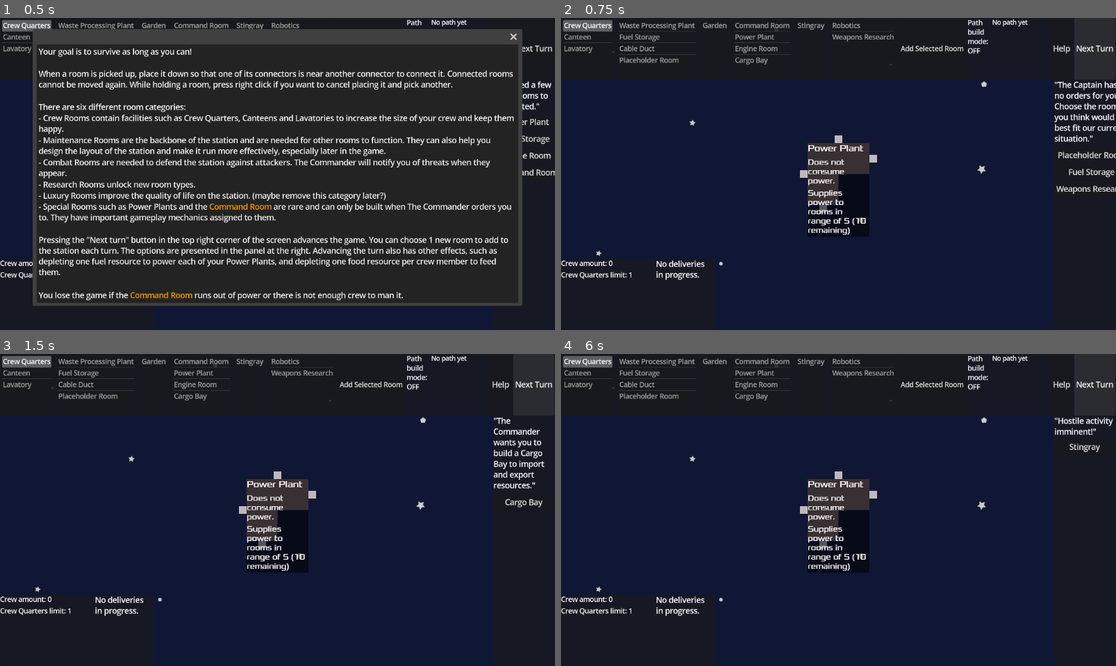
Above: before the commit, frames 1-4 (two rows, left to right).
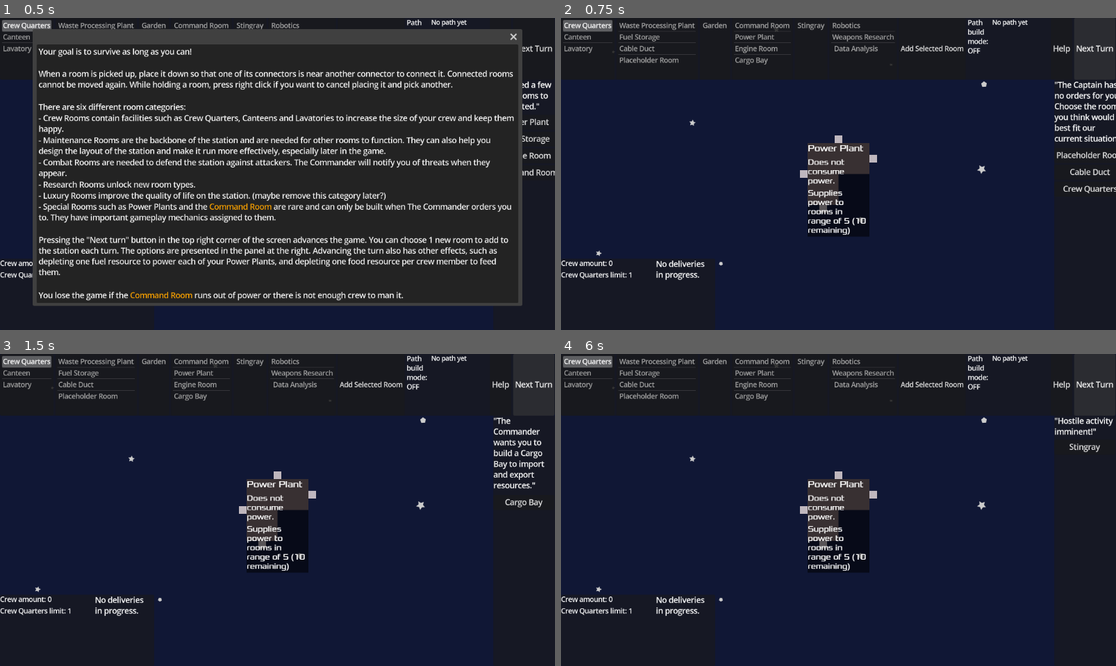
Above: after the commit, the same moments.

Repository: juhanikat/mothership
Game: Godot game, scene res://scenes/main.tscn
The game is run twice, just before and just after one commit, with the same random seed, the same clock (stepped at 60 frames per second) and the same inputs.
Inputs:
- Up to frame 1 (0.5 s): no input
- Up to frame 2 (0.75 s): click "Next Turn" at 0.5 s
- Up to frame 3 (1.5 s): click "Next Turn" at 1.25 s
- Up to frame 4 (6 s): click "Add Selected Room" at 2 s; click "Cargo Bay" at 2.75 s; click "Add Selected Room" at 3.5 s; click "Cargo Bay" at 4.25 s; click "Add Selected Room" at 5 s; click "Next Turn" at 5.75 s

Frame 1 is identical in both runs. In frame 2, 0.7% of the frame differs, in the area x 48-100%, y 7-57%; in frame 3, 0.1%; in frame 4, 0.1%.

Commit message:
add data analysis room, and change the way next turn is handled by nodes

Diff:
--- a/RoomData.gd
+++ b/RoomData.gd
@@ -5,7 +5,7 @@
 enum RoomShape {LShape, TShape, SmallSquareShape, BigSquareShape, LongHallwayShape}
 enum RoomType {
 	COMMAND_ROOM, POWER_PLANT, ENGINE_ROOM, CARGO_BAY, CREW_QUARTERS,
-	CANTEEN, LAVATORY, WPP, FUEL_STORAGE, GARDEN, ROBOTICS, WEAPONS_RESEARCH, STINGRAY, CABLE_DUCT, PLACEHOLDER_ROOM
+	CANTEEN, LAVATORY, WPP, FUEL_STORAGE, GARDEN, ROBOTICS, WEAPONS_RESEARCH, DATA_ANALYSIS, STINGRAY, CABLE_DUCT, PLACEHOLDER_ROOM
 }
 enum RoomCategory {CREW_ROOM, MAINTENANCE_ROOM, RESEARCH_ROOM, COMBAT_ROOM, LUXURY_ROOM, SPECIAL_ROOM}
 
@@ -56,6 +56,7 @@
 	RoomType.GARDEN: _garden_data,
 	RoomType.ROBOTICS: _robotics_data,
 	RoomType.WEAPONS_RESEARCH: _weapons_research_data,
+	RoomType.DATA_ANALYSIS: _data_analysis_data,
 	RoomType.CABLE_DUCT: _cable_duct_data,
 	RoomType.STINGRAY: _stingray_data,
 	RoomType.PLACEHOLDER_ROOM: _placeholder_room_data
@@ -204,6 +205,14 @@
 	"power_usage": 1
 }
 
+const _data_analysis_data: Dictionary[String, Variant] = {
+	"room_name": " Data Analysis",
+	"room_shape": RoomShape.LShape,
+	"room_desc": "If activated at the start of a turn, adds an extra room option to choose from.",
+	"room_category": RoomCategory.RESEARCH_ROOM,
+	"power_usage": 1
+}
+
 
 ## COMBAT ROOMS
 
--- a/captain/CaptainFunctions.gd
+++ b/captain/CaptainFunctions.gd
@@ -27,8 +27,8 @@
 
 
 ## Returns a random order from the orders dict, converting the "rooms" value from enums to room_data dicts.
-## If the order contains a "choose_from" field with value n, n random rooms are selected from the list.
-static func get_random_order() -> Dictionary:
+## If the order contains a "choose_from" field with value n, n + <extra_options> random rooms are selected from the list.
+static func get_random_order(extra_options: int = 0) -> Dictionary:
 	var shuffled_keys = orders.keys().duplicate(true)
 	shuffled_keys.shuffle()
 	var new_order: Dictionary = orders[shuffled_keys[0]].duplicate(true)
@@ -47,7 +47,7 @@
 
 	if "choose_from" in new_order:
 		room_data_array.shuffle()
-		room_data_array = room_data_array.slice(0, new_order["choose_from"])
+		room_data_array = room_data_array.slice(0, new_order["choose_from"] + extra_options)
 
 	new_order.erase("rooms")
 	new_order.erase("room_categories")
--- a/globals/GlobalSignals.gd
+++ b/globals/GlobalSignals.gd
@@ -9,6 +9,8 @@
 signal path_completed(path_start_room: Room, path_end_room: Room, path_length: int)
 
 # Emitted when "Next Turn" is pressed
+# NOTE: Main will listen to this and it handles the "next_turn()" function
+# inside RoomGameplay (and possibly elsewhere), since things have to be done in order
 signal turn_advanced
 
 # For cargo bay and HUD interactions
--- a/room/RoomGameplay.gd
+++ b/room/RoomGameplay.gd
@@ -37,6 +37,7 @@
 
 ## RoomGameplay is created and added as a child to a Room node (in room.gd).
 func _ready() -> void:
+	add_to_group("RoomGameplay")
 	parent_room = get_parent()
 	parent_room_type = parent_room.room_type
 	main = get_tree().root.get_node("Main")
@@ -62,6 +63,8 @@
 		parent_room.add_to_group("Lavatory")
 	elif parent_room_type == RoomType.WPP:
 		parent_room.add_to_group("WPP")
+	elif parent_room_type == RoomType.DATA_ANALYSIS:
+		parent_room.add_to_group("DataAnalysis")
 
 
 	power_usage = _data["power_usage"]
@@ -72,7 +75,6 @@
 
 	GlobalSignals.room_connected.connect(_on_room_connected)
 	GlobalSignals.cargo_bay_order_made.connect(_on_cargo_bay_order_made)
-	GlobalSignals.turn_advanced.connect(_on_next_turn)
 
 
 ## Called when a deactivated room is middle-clicked. Calls lots of other functions depending on room type.
@@ -164,6 +166,7 @@
 
 
 ## Returns true if the room has been activated, or false otherwise.
+## Checks all rules other than the availability of power, which is done before this in activate_room().
 func _try_to_activate() -> bool:
 	match parent_room_type:
 		RoomType.CREW_QUARTERS:
@@ -217,8 +220,9 @@
 		GlobalNotice.display("Cannot power room: Activated suppliers in range do not have enough capacity.", "warning")
 	return null
 
-
-func _on_next_turn() -> void:
+## Called by main when the turn is advanced. Does not listen to a signal because things need to be done in order,
+## which might be hard when multiple nodes listen to the same signal.
+func next_turn() -> void:
 	if parent_room_type == RoomType.POWER_PLANT and activated:
 		var fuel_storage = find_sufficient_fuel_storage()
 		if not fuel_storage:
--- a/scenes/main.gd
+++ b/scenes/main.gd
@@ -165,14 +165,18 @@
 
 
 ## Gets a new order from the captain and shows the corresponding buttons in the HUD.
+## Also calls next_turn() inside each RoomGameplay.
 func _on_next_turn() -> void:
 	turn += 1
+	for gameplay: RoomGameplay in get_tree().get_nodes_in_group("RoomGameplay"):
+		gameplay.next_turn()
 
 	var next_order: Dictionary
 	if turn == 3:
 		next_order = CaptainFunctions.get_specific_order(CaptainData.Order.CARGO_BAY_ORDER)
 	else:
-		next_order = CaptainFunctions.get_random_order()
+		var active_data_analysis_rooms = get_tree().get_nodes_in_group("DataAnalysis").filter(func(room: Room): return room.gameplay.activated)
+		next_order = CaptainFunctions.get_random_order(len(active_data_analysis_rooms))
 
 	var possible_rooms: Array[Dictionary]
 	possible_rooms.assign(next_order.selected_rooms)
Not shown, changed: design.txt
